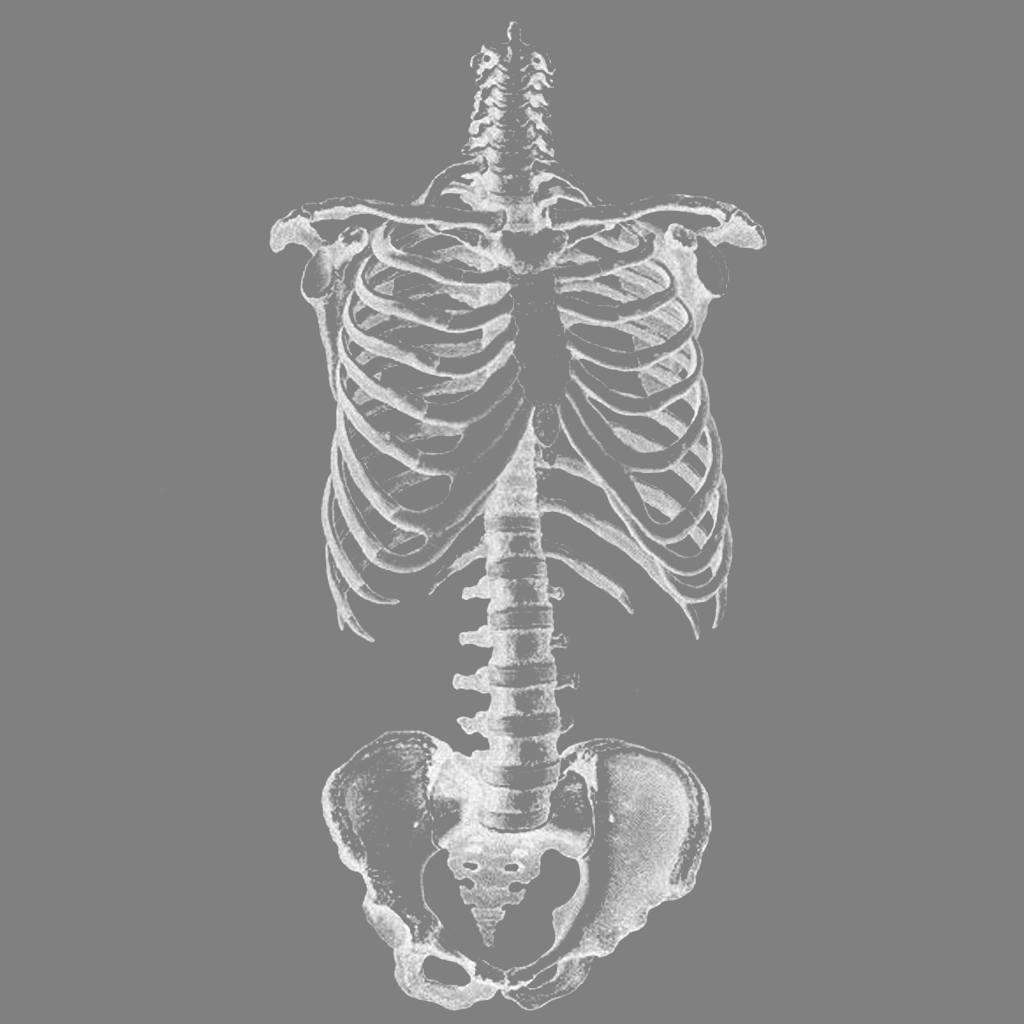
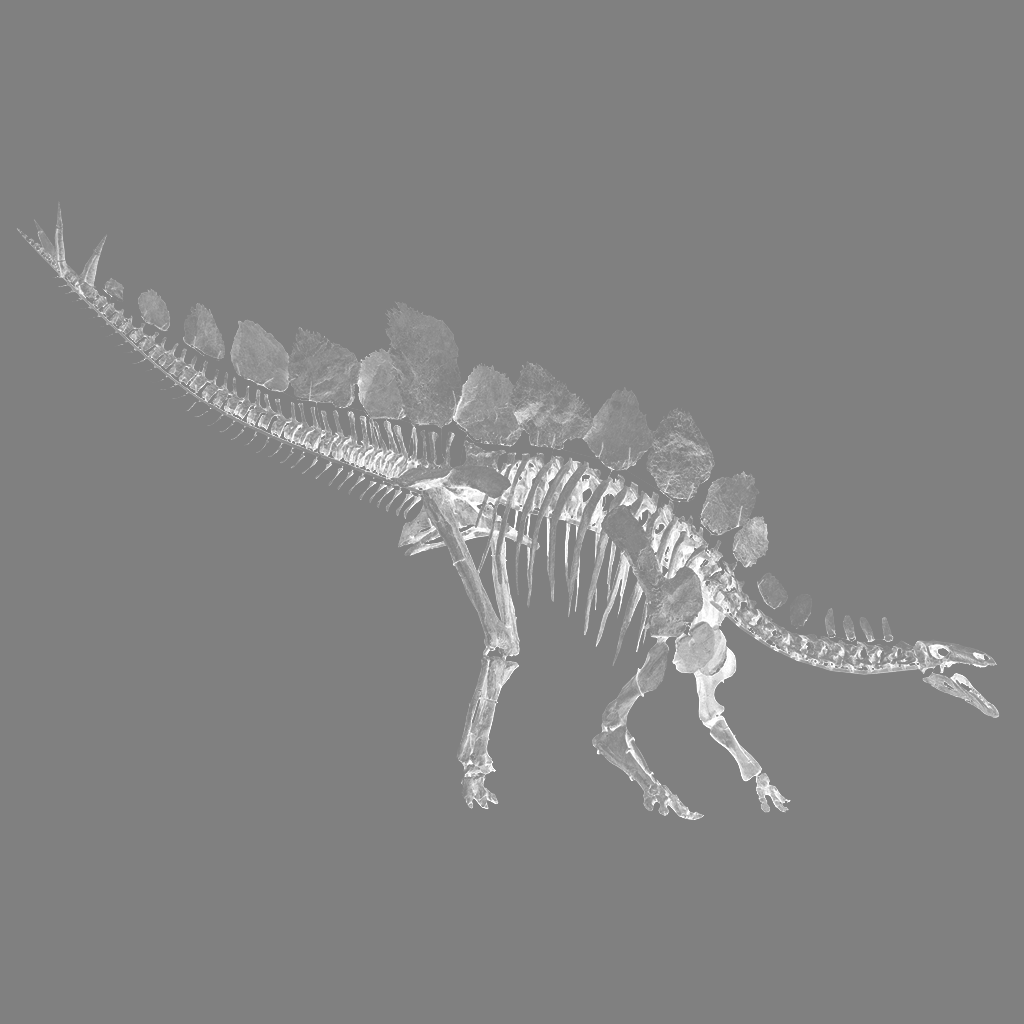
Layer changes from the first 1024 × 1024 image to the second:
painted on "Layer 8" over [16, 21, 1000, 1011]
